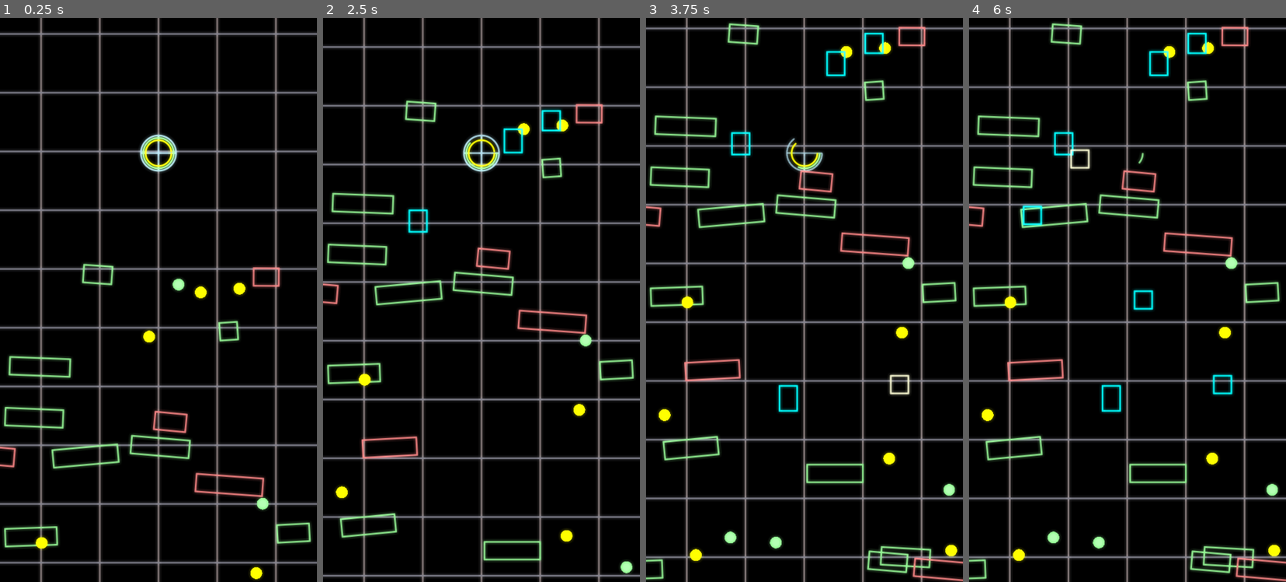
Above: before the commit, frames 1-4 (left to right).
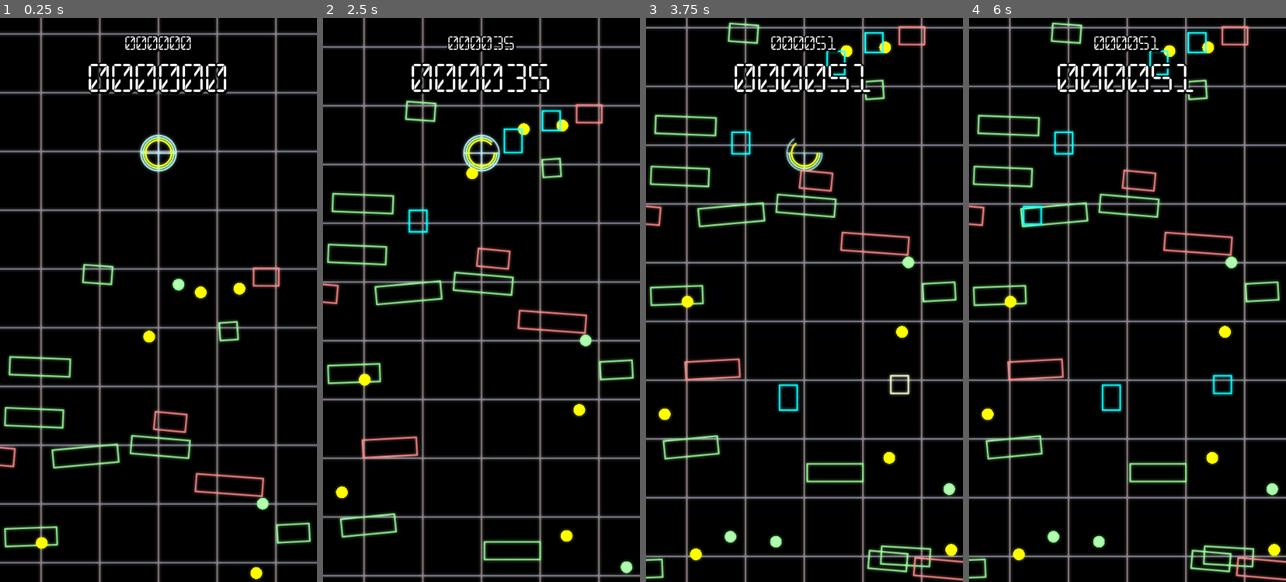
Above: after the commit, the same moments.

Repository: SmBe19/LD48
Game: Godot game, scene res://scn/Root.tscn
Same seed, same stepped clock (60 frames per second), same inputs: the game is played once before the commit and once after it.
Inputs (mouse positions are in pixels of both pictures, inside the frame that each line leads up to):
- Up to frame 1 (0.25 s): no input
- Up to frame 2 (2.5 s): move the mouse to (551, 271) at 0.52 s; click (551, 271) at 0.67 s; move the mouse to (418, 328) at 1.27 s; click (418, 328) at 1.42 s; move the mouse to (513, 175) at 2.02 s; click (513, 175) at 2.17 s
- Up to frame 3 (3.75 s): move the mouse to (788, 412) at 2.77 s; click (788, 412) at 2.92 s; move the mouse to (899, 384) at 3.52 s; click (899, 384) at 3.67 s
- Up to frame 4 (6 s): move the mouse to (1032, 215) at 4.27 s; click (1032, 215) at 4.42 s; move the mouse to (1143, 300) at 5.02 s; click (1143, 300) at 5.17 s; tap Enter at 5.75 s; move the mouse to (1079, 159) at 5.77 s; click (1079, 159) at 5.92 s

The runs differ from the first frame. In frame 1, 1.5% of the frame differs, in the area x 27-72%, y 3-14%; in frame 2, 1.4%; in frame 3, 8.1%; in frame 4, 8.5%, in the area x 0-100%, y 0-100%.

Commit message:
highscores

Diff:
--- a/scn/Game.tscn
+++ b/scn/Game.tscn
@@ -7,13 +7,13 @@
 
 [sub_resource type="PhysicsMaterial" id=1]
 friction = 0.7
-bounce = 0.6
+bounce = 0.3
 
 [sub_resource type="CircleShape2D" id=2]
 radius = 30.0
 
 [sub_resource type="CircleShape2D" id=3]
-radius = 32.0
+radius = 31.0
 
 [node name="Game" type="Node2D"]
 
--- a/scn/Root.tscn
+++ b/scn/Root.tscn
@@ -12,6 +12,21 @@
 func _on_ViewportContainer_resized():
 	size = $\"..\".rect_size
 "
+
+[sub_resource type="DynamicFontData" id=2]
+font_path = "res://fnt/DIGITALDREAM.ttf"
+
+[sub_resource type="DynamicFont" id=3]
+size = 50
+outline_size = 2
+outline_color = Color( 0, 0, 0, 1 )
+font_data = SubResource( 2 )
+
+[sub_resource type="DynamicFont" id=4]
+size = 24
+outline_size = 2
+outline_color = Color( 0, 0, 0, 1 )
+font_data = SubResource( 2 )
 
 [node name="Root" type="Node"]
 
@@ -33,4 +48,32 @@
 
 [node name="Root" parent="ViewportContainer/Viewport" instance=ExtResource( 1 )]
 
+[node name="Score" type="Label" parent="."]
+anchor_right = 1.0
+margin_top = 77.0
+margin_bottom = 147.0
+custom_fonts/font = SubResource( 3 )
+custom_colors/font_color_shadow = Color( 0, 0, 0, 1 )
+custom_constants/shadow_offset_x = 2
+custom_constants/shadow_offset_y = 2
+text = "000000"
+align = 1
+__meta__ = {
+"_edit_use_anchors_": false
+}
+
+[node name="Highscore" type="Label" parent="."]
+anchor_right = 1.0
+margin_top = 30.0
+margin_bottom = 100.0
+custom_fonts/font = SubResource( 4 )
+custom_colors/font_color_shadow = Color( 0, 0, 0, 1 )
+custom_constants/shadow_offset_x = 2
+custom_constants/shadow_offset_y = 2
+text = "000000"
+align = 1
+__meta__ = {
+"_edit_use_anchors_": false
+}
+
 [connection signal="resized" from="ViewportContainer" to="ViewportContainer/Viewport" method="_on_ViewportContainer_resized"]
--- a/src/Globals.gd
+++ b/src/Globals.gd
@@ -3,3 +3,5 @@
 var line_width = 2
 var max_time = 20.0
 var max_rectangles = 8
+
+var all_time_highscore = 0
--- a/src/Obstacles.gd
+++ b/src/Obstacles.gd
@@ -15,7 +15,6 @@
 var rotrand = 0.1
 var create_every = 200
 var headroom = 500
-var remaining_rectangles = Globals.max_rectangles
 
 func clean_children(ppos):
 	for child in get_children():
@@ -69,7 +68,7 @@
 func _input(event):
 	if event is InputEventMouseButton:
 		if event.button_index == BUTTON_LEFT and event.pressed:
-			if remaining_rectangles > 0:
+			if $"../Player".remaining_rectangles > 0:
 				mouse_down = true
 				mouse_start = get_global_mouse_position()
 				mouse_rect = obstacle.instance()
@@ -84,8 +83,7 @@
 				mouse_rect.get_node("Collision").disabled = false
 				mouse_rect.update()
 				mouse_rect = null
-				remaining_rectangles -= 1
-				$"../Player".remaining_rectangles = remaining_rectangles
+				$"../Player".remaining_rectangles -= 1
 
 func _ready():
 	rng.randomize()
--- a/src/Player.gd
+++ b/src/Player.gd
@@ -1,5 +1,6 @@
 extends RigidBody2D
 
+var score = 0
 var circle_parts = 64
 var radius = 30
 var lines = 4
@@ -138,6 +139,10 @@
 	time(delta)
 	not_move(delta)
 	fast_shake(delta)
+	score = max(score, int(position.y/8))
+	Globals.all_time_highscore = max(Globals.all_time_highscore, score)
+	$"/root/Root/Score".text = str(score).pad_zeros(6)
+	$"/root/Root/Highscore".text = str(Globals.all_time_highscore).pad_zeros(6)
 
 
 func _on_AmIDie_body_entered(body):
Binary file added: fnt/DIGITALDREAM.ttf
Binary file added: fnt/DIGITALDREAMFAT.ttf
Binary file added: fnt/DIGITALDREAMFATNARROW.ttf
Binary file added: fnt/DIGITALDREAMFATSKEW.ttf
Binary file added: fnt/DIGITALDREAMFATSKEWNARROW.ttf
Binary file added: fnt/DIGITALDREAMNARROW.ttf
Binary file added: fnt/DIGITALDREAMSKEW.ttf
Binary file added: fnt/DIGITALDREAMSKEWNARROW.ttf
Not shown, added: fnt/pizzadude.dk License.txt
Not shown: 1 places in scn/Root.tscn that only renumber resources
Not shown, changed: README.md
